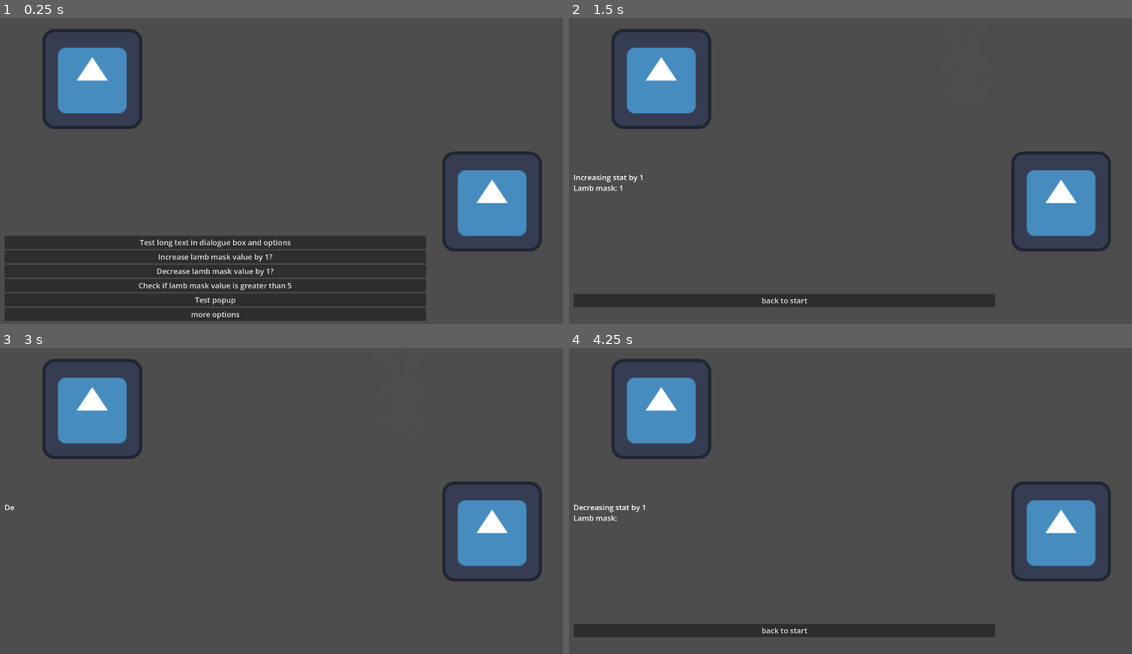
Above: before the commit, frames 1-4 (two rows, left to right).
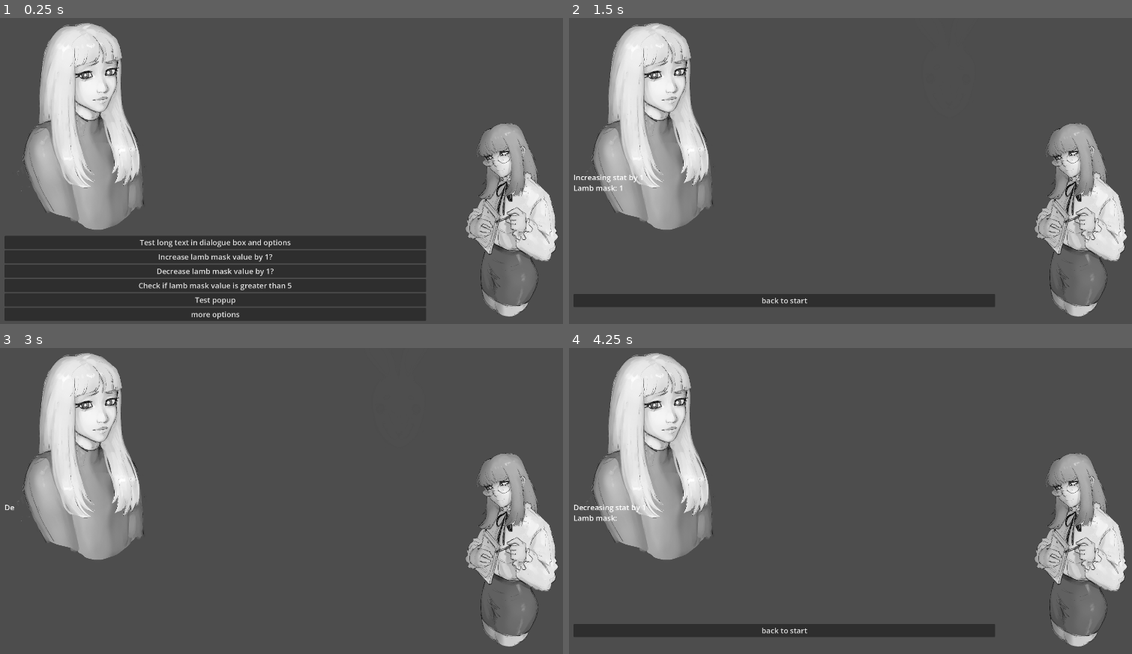
Above: after the commit, the same moments.

Repository: Kaselli/GGJ2026
Game: Godot game, scene res://scenes/game_scene.tscn
The game is run twice, just before and just after one commit, with the same random seed, the same clock (stepped at 60 frames per second) and the same inputs. The engine's default icon, where the game draws it, is replaced by a stand-in: a white triangle on a blue panel in a dark square.
Inputs (mouse positions are in pixels of both pictures, inside the frame that each line leads up to):
- Up to frame 1 (0.25 s): no input
- Up to frame 2 (1.5 s): click "Increase lamb mask value by 1?" at 0.5 s; tap Enter at 1.25 s; move the mouse to (974, 137) at 1.27 s; press the mouse at (974, 137) at 1.28 s
- Up to frame 3 (3 s): release the mouse at (405, 467) at 2 s; click "back to start" at 2 s; click "Decrease lamb mask value by 1?" at 2.75 s
- Up to frame 4 (4.25 s): move the mouse to (721, 501) at 3.52 s; click (721, 501) at 3.6 s

The runs differ from the first frame. In frame 1, 18% of the frame differs, in the area x 3-100%, y 1-98%; in frame 2, 18%; in frame 3, 18%; in frame 4, 18%.

Commit message:
add character sprites for demo scene, fixed mask movement

Diff:
--- a/scenes/game_scene.tscn
+++ b/scenes/game_scene.tscn
@@ -6,10 +6,11 @@
 [ext_resource type="Script" uid="uid://d2ctk7y4xw0pv" path="res://addons/ez_dialogue/ez_dialogue_node.gd" id="3_y3j0m"]
 [ext_resource type="Script" uid="uid://cg6u82ophs13c" path="res://scripts/sprites_handler/sprite_handler.gd" id="4_bw6k5"]
 [ext_resource type="AudioStream" uid="uid://lc2g5t07qj3a" path="res://typing-sound-01-229863.mp3" id="5_tcjrq"]
-[ext_resource type="Texture2D" uid="uid://d3v8eynat77lb" path="res://icon.svg" id="5_y3j0m"]
 [ext_resource type="PackedScene" uid="uid://5oo0u215l715" path="res://scenes/utils/mask_slider.tscn" id="6_rurhu"]
 [ext_resource type="Script" uid="uid://c7503r4l6h1c4" path="res://scripts/sprites_handler/character_name_handler.gd" id="7_kk2rg"]
 [ext_resource type="Script" uid="uid://dk3kld12buotc" path="res://scripts/utils/quit_ui.gd" id="8_b5spy"]
+[ext_resource type="Texture2D" uid="uid://dxmst6kr0a4r5" path="res://assets/sprites/burgerkong_base.png" id="8_rvs2r"]
+[ext_resource type="Texture2D" uid="uid://bo0prehh7nmoo" path="res://assets/sprites/maria_base.png" id="9_rvs2r"]
 [ext_resource type="AudioStream" uid="uid://hdk6oqjs4j4g" path="res://random-thoughts-20586.mp3" id="9_utbpp"]
 
 [node name="GameScene" type="Node2D" unique_id=2107874921]
@@ -104,15 +105,15 @@
 
 [node name="LeftSprite" type="Sprite2D" parent="CanvasLayer/DialogueBox/SpriteHandler" unique_id=295544699]
 z_index = -1
-position = Vector2(281.00003, -298.00003)
-scale = Vector2(2.5, 2.5)
-texture = ExtResource("5_y3j0m")
+position = Vector2(442, -56)
+scale = Vector2(0.3, 0.3)
+texture = ExtResource("8_rvs2r")
 
 [node name="RightSprite" type="Sprite2D" parent="CanvasLayer/DialogueBox/SpriteHandler" unique_id=1405184148]
 z_index = 1
-position = Vector2(1561, 94)
-scale = Vector2(2.5, 2.5)
-texture = ExtResource("5_y3j0m")
+position = Vector2(1228, 0)
+scale = Vector2(0.3, 0.3)
+texture = ExtResource("9_rvs2r")
 
 [node name="MaskSlider" parent="CanvasLayer/DialogueBox/SpriteHandler" unique_id=267539981 instance=ExtResource("6_rurhu")]
 offset_left = 288.0
--- a/scripts/utils/mask_slider.gd
+++ b/scripts/utils/mask_slider.gd
@@ -3,8 +3,8 @@
 @onready var sprite = $MaskSprite
 
 @export var observed_state_name: String = "other_mask"
-var max_slider_value: int = 6
-@export var min_x: float = 1920 * 0.2
+var max_slider_value: int
+@export var min_x: float = 0.0
 @export var max_x: float = 1920 * 0.8
 @export var transparency_modulation_power: float = 2.5
 
@@ -22,14 +22,24 @@
 		max_value = 1
 	max_slider_value = max_value
 
+var active_tween: Tween # Keep a reference at the top of your script
+
 func _on_value_changed(state_name: String, value: int):
 	if state_name != observed_state_name:
 		return
 
-	var alpha = pow(value / float(max_slider_value), transparency_modulation_power)
-	var tween_alpha = create_tween()
-	tween_alpha.tween_property(sprite, "modulate:a", alpha, 1.0)
+	# 1. Safety check: If a tween is already running, stop it
+	if active_tween and active_tween.is_running():
+		active_tween.kill()
 
-	var target_x = lerp(max_x, min_x, value / float(max_slider_value))
-	var tween = create_tween()
-	tween.tween_property(sprite, "position:x", target_x, 1.0)
+	# 2. Calculate values
+	var ratio = value / float(max_slider_value)
+	var alpha = pow(ratio, transparency_modulation_power)
+	var target_x = lerp(max_x, min_x, ratio)
+
+	# 3. Create a single tween for both properties
+	active_tween = create_tween().set_parallel(true) # Runs properties at the same time
+	active_tween.set_trans(Tween.TRANS_QUAD).set_ease(Tween.EASE_OUT) # Optional: Makes it smoother
+
+	active_tween.tween_property(sprite, "modulate:a", alpha, 1.0)
+	active_tween.tween_property(sprite, "position:x", target_x, 1.0)
Binary file added: assets/sprites/boyfriend_base.png
Not shown, changed: assets/sprites/boyfriend_base.png.import
Binary file added: assets/sprites/burgerkong_base.png
Not shown, changed: assets/sprites/burgerkong_base.png.import
Binary file removed: assets/sprites/ggj_npc1_pose1.png
Binary file removed: assets/sprites/ggj_npc2_pose1.png
Binary file removed: assets/sprites/ggj_npc3_pose1.png
Binary file removed: assets/sprites/ggj_pc_pose1.png
Binary file removed: assets/sprites/ggj_pc_pose2.png
Binary file added: assets/sprites/maria_base.png
Not shown, changed: assets/sprites/maria_base.png.import
Binary file added: assets/sprites/maria_confident.png
(and 3 more such lines)
